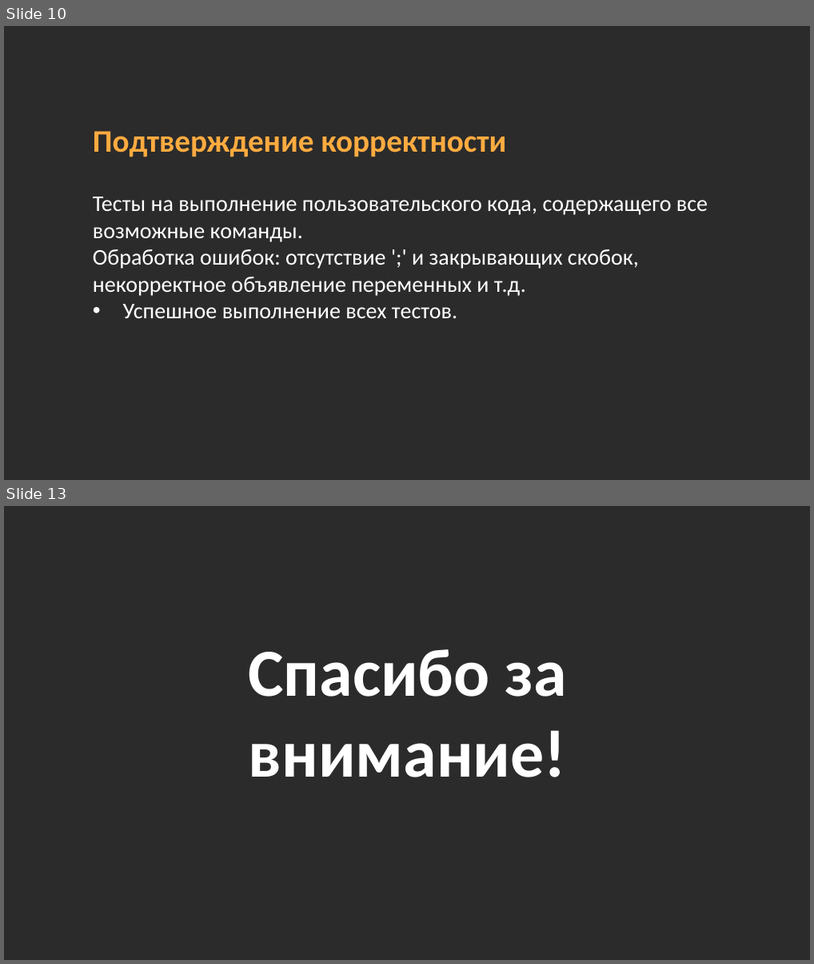
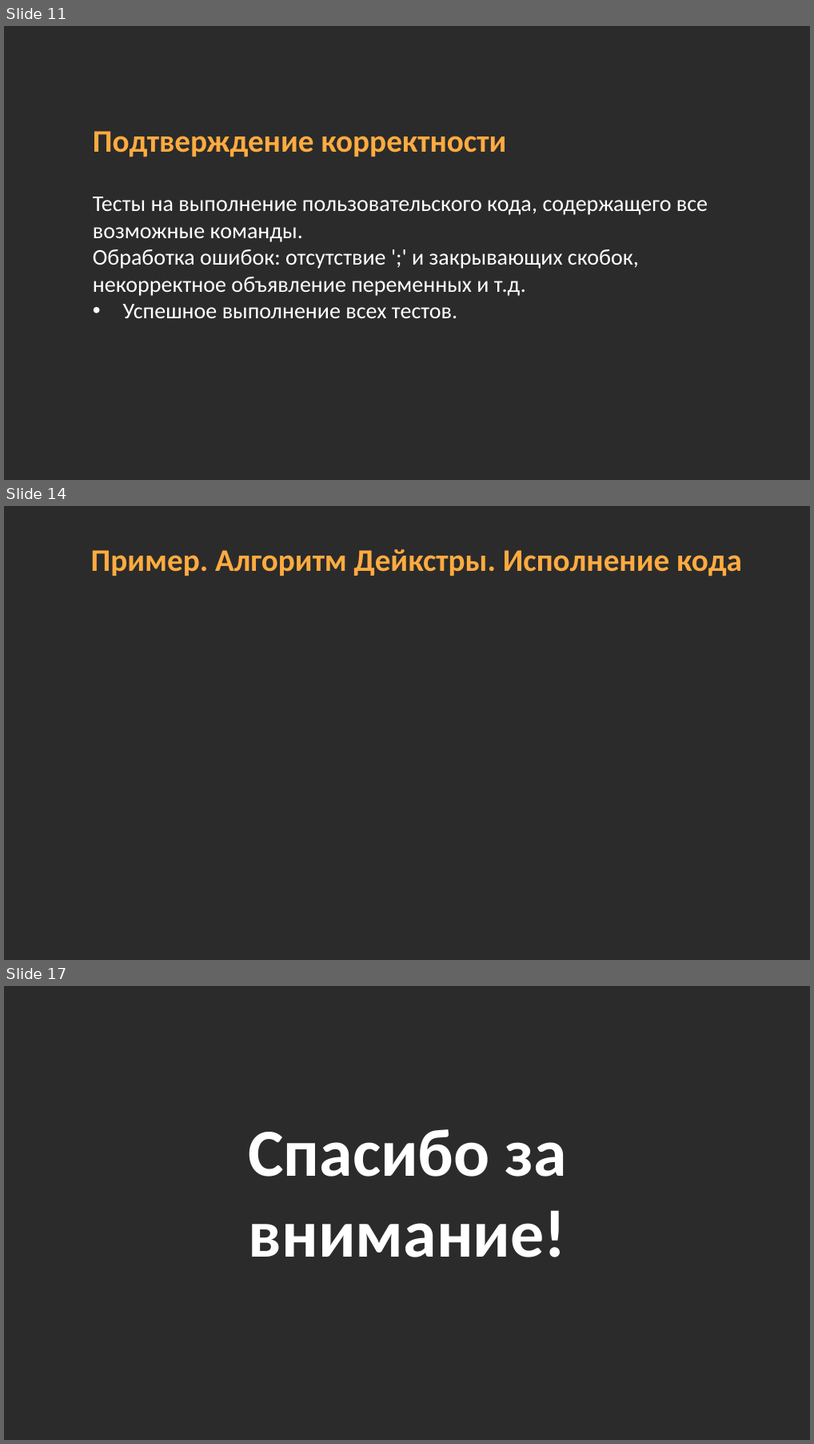
Before and after one commit to midnsun/mp2-2024-lab7-interpretator, a slide deck: Презентация_лабораторная_Интерпретатор_Загрядсков_Максим_Болтенков_Станислав_3823Б1ПМ1_1.pptx. Shown one above the other, each under a label of ours: slides 10 and 13 before the commit, slides 11, 14 and 17 after it; the slides between them are not shown. The pictures are 814x964 and 814x1444 pixels, drawn with LibreOffice and Linux fonts; fonts in the diff are those of the drawing; background and template pictures are left out; a plain dark background stands for a picture behind light text. Boxes give left, top, right and bottom in pixels: in the first picture for what was removed or moved away, otherwise in the second. Text is boxed around its words. In the diff, an @@ line names an element or a change of style, - is before the commit and + after.

```diff
--- a/Презентация_лабораторная_Интерпретатор_Загрядсков_Максим_Болтенков_Станислав_3823Б1ПМ1_1.pptx
+++ b/Презентация_лабораторная_Интерпретатор_Загрядсков_Максим_Болтенков_Станислав_3823Б1ПМ1_1.pptx
@@ slide 14 added at bbox=[4, 506, 810, 960], background picture (left out) @@
@@ text added at bbox=[91, 549, 742, 576], 28 pt, text #FFAB40, bold @@
+Пример. Алгоритм Дейкстры. Исполнение кода
@@ what was slide 10 is now slide 11 @@
@@ what was slide 13 is now slide 17 @@
```
Also in this commit, not shown: 3 slides changed, 3 other slides added, 1 other file.
